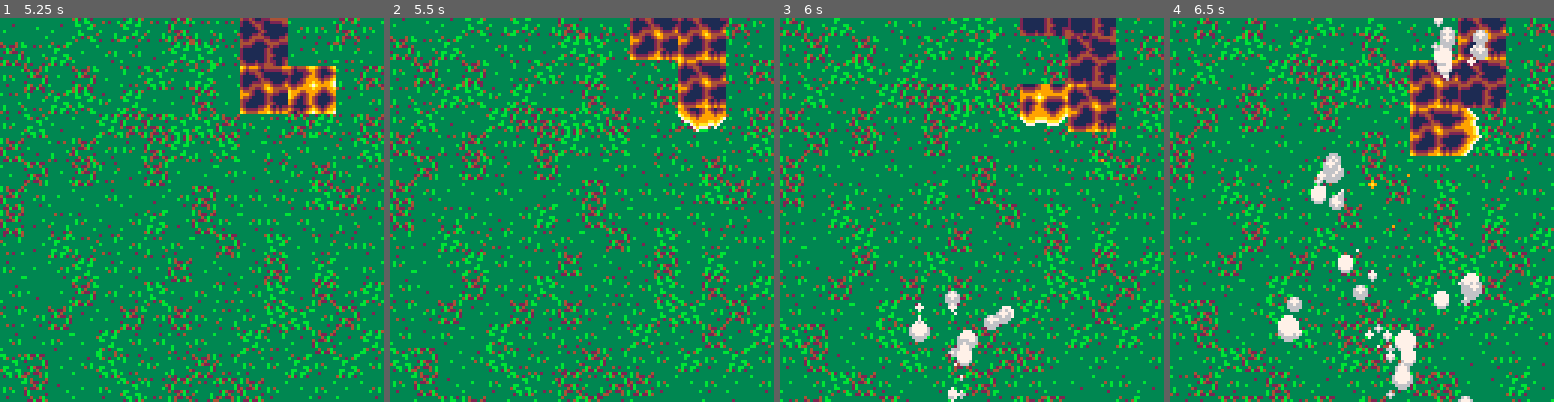
Above: before the commit, frames 1-4 (left to right).
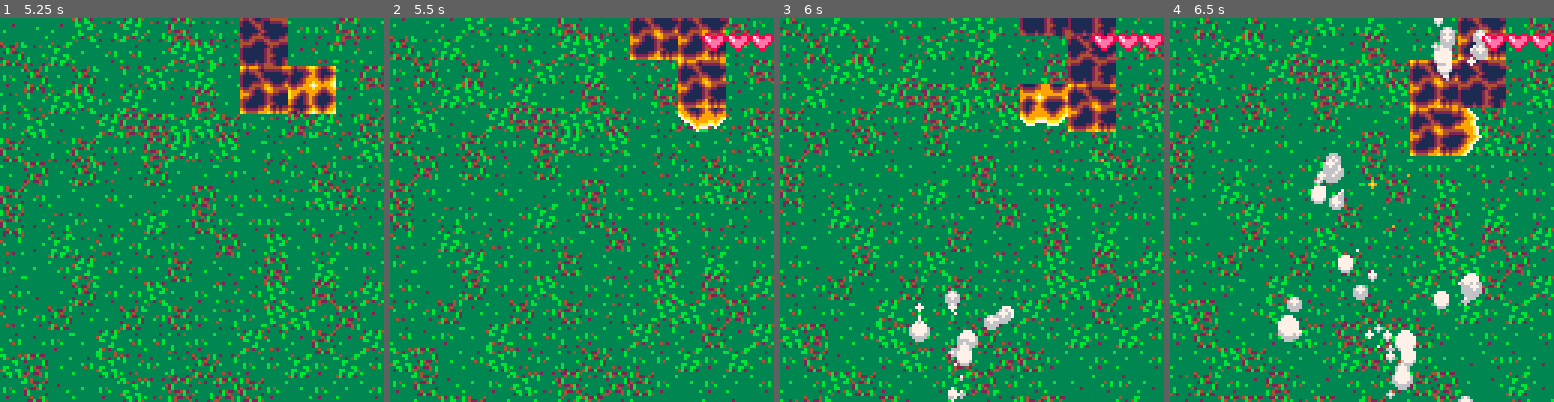
Above: after the commit, the same moments.

Repository: FreeCodeCampGuam/LavaFlow
Game: PICO-8 cartridge lavaflow.p8
Two runs of this game, one before a commit and one after it. Both use one fixed random seed, a clock stepped at 60 frames per second and the inputs below.
Inputs:
- Up to frame 1 (5.25 s): tap X (X key) at 0.33, 1.07, 1.85, 2.97, 4.08, 5.2 s; tap O (Z key) at 0.7, 1.7, 2.1, 2.5, 2.9, 3.3, 3.7, 4.1, 4.5, 4.9 s; hold Right 1.6-2.1 s; hold Up 2.15-2.42 s; hold Right 2.47-3.03 s; hold Left 3.08-3.58 s; hold Down 3.63-3.97 s; hold Right 4.02-4.68 s; hold Up 4.73-5.03 s; hold Left from 5.08 s (still down)
- Up to frame 2 (5.5 s): keep holding Left; tap O (Z key) at 5.3 s
- Up to frame 3 (6 s): release Left at 5.68 s; tap O (Z key) at 5.7 s; hold Down from 5.73 s (still down)
- Up to frame 4 (6.5 s): release Down at 6.03 s; hold Right from 6.08 s (still down); tap O (Z key) at 6.1 s; tap X (X key) at 6.32 s

Frame 1 is identical in both runs. In frame 2, 0.6% of the frame differs, in the area x 81-100%, y 3-9%; in frame 3, 0.6%; in frame 4, 0.6%.

Commit message:
create hearts

Diff:
--- a/lavaflow.p8
+++ b/lavaflow.p8
@@ -785,24 +785,30 @@
  spr(rtrans[1],x,y,2,2,r.flipped)
 end
 
-function create_life(counts)
- thiscount = counts or 3
- local heart = {}
- for ct = 1,thiscount do
-  heart.x = gridw - ct*tilew
-  heart.y = tileh/2
-  heart.transform = hearttrans
- add(hearts,heart)
- end
-end
-
-function update_lives()
- foreach(hearts,update_life)
-end
-
-function update_life(heart)
-end
-
+function create_life(hcount)
+ hc = hcount or 3
+ for i = 1,hc do
+  local heart = {}
+   heart.x = gridw - (i*tilew/2)
+   heart.y = tileh/4
+   heart.sw = 1
+   heart.sh = 1
+   heart.mode = hearttrans[1]
+   heart.transform = hearttrans
+  add(hearts,heart)
+ end
+end
+
+function draw_lives()
+ foreach(hearts,draw_life)
+end
+
+function draw_life(heart)
+ spr(heart.mode,heart.x,heart.y,heart.sw,heart.sh)
+end
+
+function hurt_lava()
+end
 
 function createmap()          --creates rows
  for r = #mappy+1,(maph+preprows) do
@@ -905,6 +911,7 @@
  draw_disregard_cam(draw_sparks)
  reset_shakes()
  -- end testing interfaces
+ draw_disregard_cam(draw_lives)
 end
 
 __gfx__
